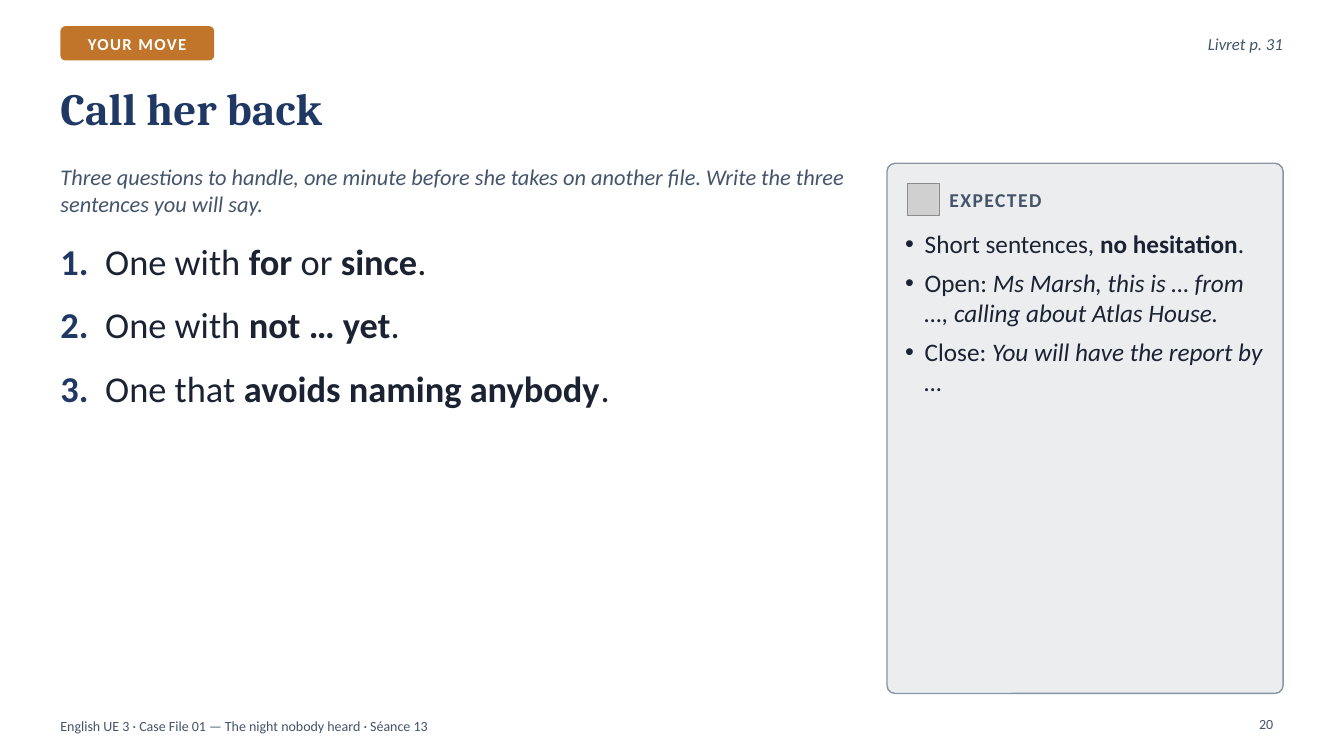
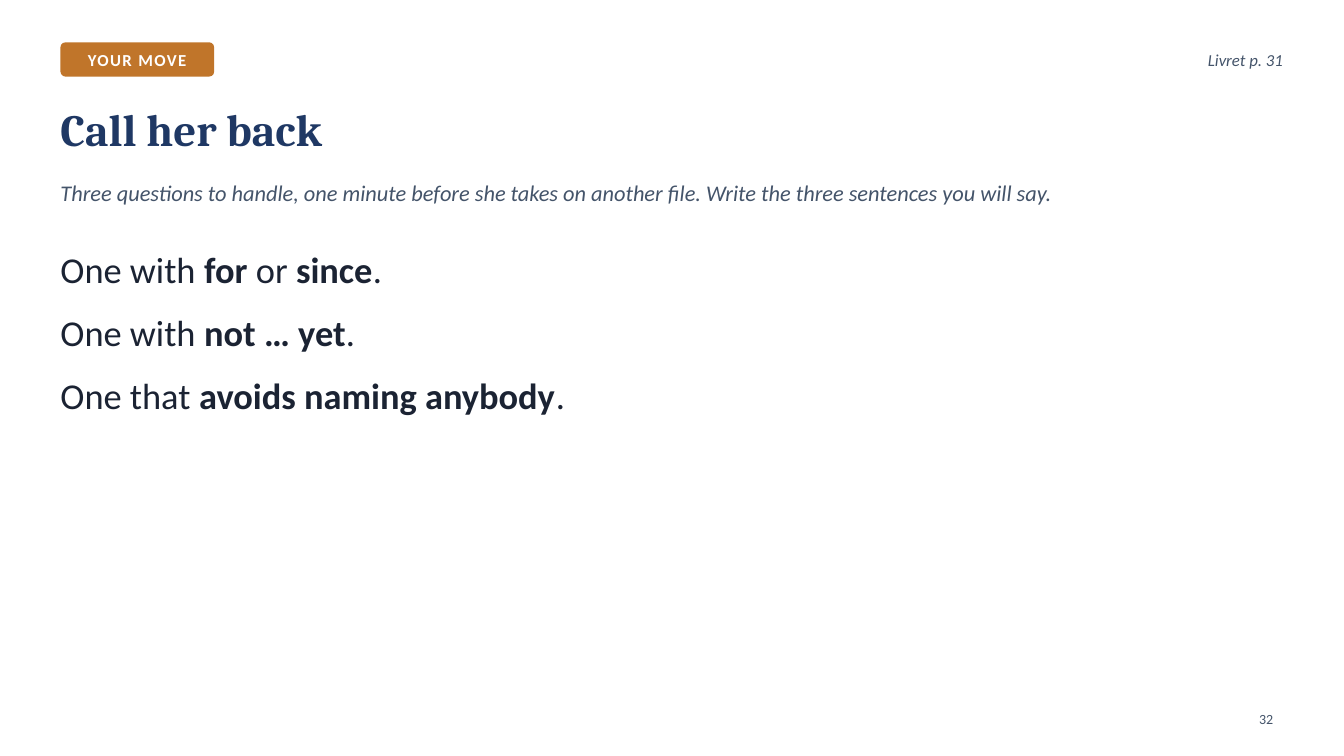
Before and after one commit to ajouniaux/talenleren, a slide deck: slide 32 of powerpoints/Seance_13_Scene6_The_insurer_calls_back.pptx (slide 20 before the commit). Drawn at 1344x756 pixels with LibreOffice and Linux fonts; fonts in the diff are those of the drawing; grey boxes stand for pictures. Boxes give left, top, right and bottom in pixels: in the first picture for what was removed or moved away, otherwise in the second. Text is boxed around its words. In the diff, an @@ line names an element or a change of style, - is before the commit and + after.

```diff
--- a/powerpoints/Seance_13_Scene6_The_insurer_calls_back.pptx
+++ b/powerpoints/Seance_13_Scene6_The_insurer_calls_back.pptx
@@ rounded rectangle "YOUR MOVE": place and size @@
-rounded rectangle "YOUR MOVE" at (60, 26, 214, 60)
+rounded rectangle "YOUR MOVE" at (60, 42, 214, 77)
@@ text "Livret p. 31": place and size @@
-text "Livret p. 31" at (1208, 38, 1283, 53)
+text "Livret p. 31" at (1208, 54, 1283, 69)
@@ title "Call her back": place and size @@
-title "Call her back" at (60, 94, 322, 126)
+title "Call her back" at (60, 115, 322, 147)
@@ text "Three questions to handle, one ..." rewrapped from (60, 169, 844, 216) to (60, 185, 1052, 205) @@
@@ rounded rectangle removed at (887, 163, 1284, 694) @@
@@ picture removed at (907, 184, 940, 216) @@
@@ text removed at (949, 194, 1041, 207) @@
-EXPECTED
@@ text removed at (925, 235, 1262, 365) @@
-• Short sentences, no hesitation.
-• Open: Ms Marsh, this is … from …, calling about Atlas House.
-• Close: You will have the report by …
@@ text at (60, 257, 565, 415): text changed @@
-1. One with for or since.
-2. One with not … yet.
-3. One that avoids naming anybody.
+One with for or since.
+One with not … yet.
+One that avoids naming anybody.
@@ page number added at (1259, 715, 1273, 724), 10 pt, text #44546A @@
+32
@@ text removed at (60, 721, 428, 734) @@
-English UE 3 · Case File 01 — The night nobody heard · Séance 13
@@ page number removed at (1259, 720, 1273, 729) @@
-20
```
Also in this commit, not shown: 16 other slides changed, 20 slides added, 6 slides removed, 7 other files.
